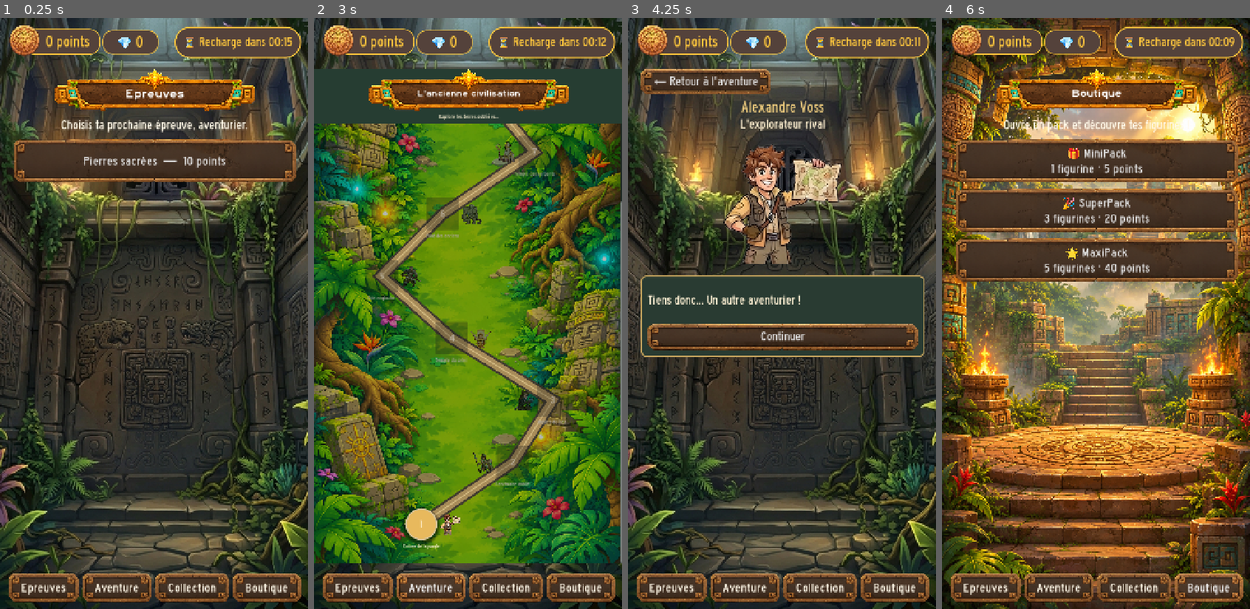
Above: before the commit, frames 1-4 (left to right).
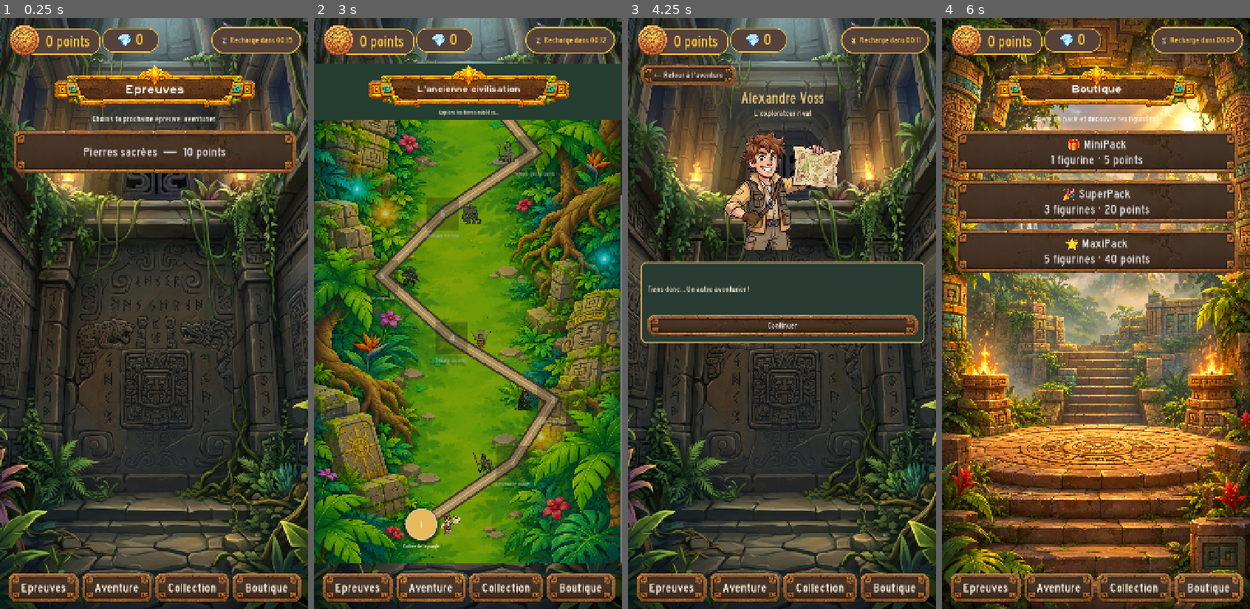
Above: after the commit, the same moments.

Repository: ptipabo/lucky-max
Game: Godot game, scene res://scenes/Main.tscn
Same seed, same stepped clock (60 frames per second), same inputs: the game is played once before the commit and once after it.
Inputs:
- Up to frame 1 (0.25 s): no input
- Up to frame 2 (3 s): click "Pierres sacrées — 10 points" at 0.5 s; click "Retour aux mini-jeux" at 1.25 s; click "Epreuves" at 2 s; click "Aventure" at 2.75 s
- Up to frame 3 (4.25 s): click "1" at 3.5 s
- Up to frame 4 (6 s): click "← Retour à l'aventure" at 4.25 s; click "Collection" at 5 s; click "Boutique" at 5.75 s

The runs differ from the first frame. In frame 1, 9.0% of the frame differs, in the area x 4-98%, y 1-28%; in frame 2, 5.6%; in frame 3, 15%; in frame 4, 18%, in the area x 4-98%, y 1-45%.

Commit message:
Creation of the thunder logic and targets' halo

Diff:
--- a/data/characters.json
+++ b/data/characters.json
@@ -54,7 +54,7 @@
 		"escape": 2,
 		"chance": 1,
 		"moves": 4,
-		"techniques": []
+		"techniques": ["extra_move"]
 	  },
 	  "class": "warrior"
 	},
--- a/data/techniques.json
+++ b/data/techniques.json
@@ -62,7 +62,7 @@
 		"type": "action",
 		"description": "Electrocute et fait perdre quelques PV à la cible.",
 		"icon": "thunder.png",
-		"value": -10,
+		"value": -7,
 		"range": 2,
 		"side_effect": "stun",
 		"side_effect_chance": 0.3,
--- a/scripts/GameManager.gd
+++ b/scripts/GameManager.gd
@@ -39,7 +39,7 @@
 const FONT_SIZE_TITLE := 36
 const FONT_SIZE_SUBTITLE := 34
 const FONT_SIZE_BUTTON := 32
-const FONT_SIZE_TEXT := 30
+const FONT_SIZE_TEXT := 20
 
 var save_load_valid: bool = true
 var recharge_ready_at: int = 0
--- a/scripts/battle/BattleDeployment.gd
+++ b/scripts/battle/BattleDeployment.gd
@@ -34,6 +34,9 @@
 var enemy_figures: Array[Dictionary] = []
 var figures_layer: Control
 var enemy_figure_visuals: Array[TextureRect] = []
+var enemy_figure_positions: Dictionary = {}
+var highlighted_enemy_ids: Array[int] = []
+var target_highlight_material: ShaderMaterial
 var combat_button: Button
 var combat_button_spacer: Control
 var starting_player_dialog: AcceptDialog
@@ -42,7 +45,6 @@
 var battle_result_shown: bool = false
 var turn_status_label: Label
 var unit_health: Dictionary = {}
-var enemy_figure_positions: Dictionary = {}
 var player_move_points_used: Dictionary = {}
 var reachable_cell_costs: Dictionary = {}
 var obstacle_positions: Dictionary = {}
@@ -84,6 +86,10 @@
 func _ready() -> void:
 	battle_techniques = preload("res://scripts/battle/BattleTechniques.gd").new()
 	battle_techniques.setup(self)
+	target_highlight_material = ShaderMaterial.new()
+	target_highlight_material.shader = preload(
+		"res://shaders/target_highlight.gdshader"
+	)
 	_build_interface()
 
 func _build_interface() -> void:
@@ -976,7 +982,7 @@
 				or _is_position_occupied(
 					next_cell,
 					actor_id,
-					_can_pass_obstacles(actor_id)
+					battle_techniques.can_pass_obstacles(actor_id)
 				)
 			):
 				continue
@@ -987,20 +993,6 @@
 			pending.append(next_cell)
 
 	return reachable
-
-func _get_move_points(figure: Dictionary) -> int:
-	if _has_status_effect(int(figure.get("instance_id", -1)), "freeze"):
-		return 0
-	var stats: Dictionary = figure.get("data", {}).get("stats", {})
-	var move_points := int(stats.get("moves", 1))
-	for technique_id in stats.get("techniques", []):
-		var technique: Dictionary = GameManager.techniques_catalog.get(
-			str(technique_id),
-			{}
-		)
-		if technique.get("type", "") == "move":
-			move_points += int(technique.get("value", 0))
-	return maxi(0, move_points)
 
 func _is_position_occupied(
 	position: Vector2i,
@@ -1024,11 +1016,6 @@
 
 	return false
 
-func _can_pass_obstacles(instance_id: int) -> bool:
-	var figure := _get_unit_figure(instance_id)
-	var stats: Dictionary = figure.get("data", {}).get("stats", {})
-	return stats.get("techniques", []).has("ignore_walls")
-
 func _highlight_movement_cells() -> void:
 	for position in reachable_cells:
 		var cell_index: int = position.x * BOARD_SIZE + position.y
@@ -1042,6 +1029,12 @@
 	reachable_cell_costs.clear()
 	for cell in board_grid.get_children():
 		cell.add_theme_stylebox_override("panel", cell.get_meta("base_style"))
+
+	# Retirer le halo des ennemis
+	for enemy_id in highlighted_enemy_ids:
+		_set_enemy_highlight(enemy_id, false)
+
+	highlighted_enemy_ids.clear()
 
 func _on_placed_figure_input(event: InputEvent, instance_id: int) -> void:
 	if current_phase == BattlePhase.PLAYER_MOVEMENT:
@@ -1084,7 +1077,7 @@
 			start,
 			maxi(
 				0,
-				_get_move_points(figure)
+				battle_techniques.get_move_points(figure)
 				- int(player_move_points_used.get(instance_id, 0))
 			),
 			instance_id
@@ -1092,7 +1085,7 @@
 		_highlight_movement_cells()
 		turn_status_label.text = "%d PM restants" % maxi(
 			0,
-			_get_move_points(figure)
+			battle_techniques.get_move_points(figure)
 			- int(player_move_points_used.get(instance_id, 0))
 		)
 
@@ -1176,10 +1169,6 @@
 	)
 	starting_player_dialog.popup_centered(Vector2i(320, 160))
 	starting_player_decided.emit(player_starts)
-
-	print("Déploiement confirmé !")
-	print("Positions des figurines : ", player_figure_positions)
-	print("Le joueur commence : ", player_starts)
 
 func _begin_combat() -> void:
 	if current_phase != BattlePhase.DEPLOYMENT:
@@ -1280,7 +1269,7 @@
 		technique_button.add_theme_font_size_override("font_size", GameManager.FONT_SIZE_BUTTON)
 		technique_button.set_meta("technique_id", "")
 		technique_button.pressed.connect(
-			_on_technique_button_pressed.bind(index)
+			battle_techniques.on_technique_button_pressed.bind(index)
 		)
 		_apply_action_button_style(technique_button)
 		technique_row.add_child(technique_button)
@@ -1367,6 +1356,7 @@
 		selected_actor_id = -1
 		pending_action = ""
 	elif current_phase == BattlePhase.PLAYER_ACTIONS:
+		_clear_movement_highlights()
 		for instance_id in player_figure_positions:
 			if not bool(player_acted.get(instance_id, false)):
 				defending_units[instance_id] = true
@@ -1391,66 +1381,34 @@
 	selected_actor_label.text = str(
 		figure.get("data", {}).get("name", "Figurine")
 	)
-	_populate_technique_buttons(instance_id)
+	battle_techniques.populate_technique_buttons(instance_id)
 	_update_combat_ui()
-
-func _populate_technique_buttons(instance_id: int) -> void:
-	for button in technique_buttons:
-		button.set_meta("technique_id", "")
-		button.text = ""
-		button.tooltip_text = ""
-		button.disabled = true
-
-	var figure := _get_player_figure(instance_id)
-	var stats: Dictionary = figure.get("data", {}).get("stats", {})
-	var slot_index := 0
-	for technique_id in stats.get("techniques", []):
-		var technique: Dictionary = GameManager.techniques_catalog.get(
-			str(technique_id),
-			{}
-		)
-		if technique.get("type", "") != "action":
-			continue
-		if slot_index >= technique_buttons.size():
-			break
-		var button: Button = technique_buttons[slot_index]
-		button.set_meta("technique_id", str(technique_id))
-		button.text = _get_technique_emoji(str(technique_id))
-		button.tooltip_text = str(technique.get("name", technique_id))
-		GameManager.apply_button_skin(button)
-		button.disabled = false
-		slot_index += 1
-
-func _get_technique_emoji(technique_id: String) -> String:
-	match technique_id:
-		"fire":
-			return "🔥"
-		"heal":
-			return "💚"
-		"ice":
-			return "❄"
-		"extra_move":
-			return "👟"
-		_:
-			return "✨"
 
 func _on_attack_pressed() -> void:
 	if selected_actor_id <= 0:
 		return
+
+	_clear_movement_highlights()
 	pending_action = "attack"
-	_update_combat_ui()
-
-func _on_technique_button_pressed(index: int) -> void:
-	if index < 0 or index >= technique_buttons.size() or selected_actor_id <= 0:
-		return
-	pending_action = str(technique_buttons[index].get_meta("technique_id", ""))
-	if pending_action.is_empty():
-		return
+	_highlight_targetable_cells(pending_action)
 	_update_combat_ui()
 
 func _on_cancel_action_pressed() -> void:
 	pending_action = ""
+	_clear_movement_highlights()
 	_update_combat_ui()
+
+# Génère un contour lumineux sur les figurines ciblables par une attaque ou une technique
+func _set_enemy_highlight(instance_id: int, enabled: bool) -> void:
+	var sprite: TextureRect = figure_visuals.get(instance_id) as TextureRect
+
+	if sprite == null or not is_instance_valid(sprite):
+		return
+
+	if enabled:
+		sprite.material = target_highlight_material
+	else:
+		sprite.material = null
 
 func _on_enemy_figure_input(event: InputEvent, instance_id: int) -> void:
 	if current_phase != BattlePhase.PLAYER_ACTIONS or pending_action.is_empty():
@@ -1530,6 +1488,7 @@
 		is_offensive_action = int(selected_technique.get("value", 0)) < 0
 	if (
 		is_offensive_action
+		and pending_action != "thunder"
 		and not _has_clear_attack_line(
 			actor_position,
 			target_position,
@@ -1542,6 +1501,7 @@
 	if pending_action == "attack":
 		if target_id > 0:
 			return
+
 		_apply_damage(
 			target_id,
 			int(actor_stats.get("attack", 0)),
@@ -1551,29 +1511,23 @@
 			str(actor.get("data", {}).get("name", "Figurine alliée"))
 		)
 	else:
-		var technique: Dictionary = GameManager.techniques_catalog.get(
-			pending_action,
-			{}
-		)
-		var value := int(technique.get("value", 0))
-		if value < 0 and target_id < 0:
-			var hit := _apply_damage(
-				target_id,
-				abs(value),
-				"magic",
-				int(actor_stats.get("magic", 0)),
-				true,
-				str(actor.get("data", {}).get("name", "Figurine alliée"))
-			)
-			if hit:
-				_try_apply_side_effect(target_id, technique)
-		elif value > 0 and target_id > 0:
-			_apply_healing(target_id, value)
-		else:
+		var actor_name := str(
+			actor.get("data", {}).get("name", "Figurine alliée")
+		)
+
+		var resolved: bool = battle_techniques.resolve_technique(
+			target_id,
+			actor_stats,
+			actor_name
+		)
+
+		if not resolved:
 			return
+
 	_complete_player_action()
 
 func _complete_player_action() -> void:
+	_clear_movement_highlights()
 	player_acted[selected_actor_id] = true
 	selected_actor_id = -1
 	pending_action = ""
@@ -1583,6 +1537,8 @@
 func _grid_distance(first: Vector2i, second: Vector2i) -> int:
 	return absi(first.x - second.x) + absi(first.y - second.y)
 
+# Permet de vérifier que le personnage peut atteindre sa cible en ligne droite
+# ou en diagonale, sans figurine intermédiaire
 func _has_clear_attack_line(
 	origin: Vector2i,
 	target: Vector2i,
@@ -1608,6 +1564,7 @@
 		current += direction
 	return true
 
+# Permet de récupèrer la portée d'eune attaque ou d'une technique
 func _get_action_range(action_id: String) -> int:
 	if action_id == "attack":
 		return ATTACK_RANGE
@@ -1626,6 +1583,68 @@
 		if int(figure.get("instance_id", 0)) == instance_id:
 			return figure
 	return {}
+
+func _get_targetable_enemy_cells(
+	actor_id: int,
+	action_id: String
+) -> Array[Vector2i]:
+	var targetable: Array[Vector2i] = []
+	var origin: Vector2i = _get_unit_position(actor_id)
+
+	if origin.x < 0:
+		return targetable
+
+	var action_range: int = _get_action_range(action_id)
+
+	# Foudre touche tous les ennemis dans un rayon de 2 cases,
+	# sans tenir compte des obstacles ni de la ligne de vue.
+	if action_id == "thunder":
+		for enemy_id in enemy_figure_positions:
+			var enemy_position: Vector2i = _get_unit_position(int(enemy_id))
+
+			if enemy_position.x < 0:
+				continue
+
+			var distance: int = _grid_distance(origin, enemy_position)
+
+			if distance <= action_range:
+				targetable.append(enemy_position)
+
+		return targetable
+
+	for enemy_id in enemy_figure_positions:
+		var enemy_position: Vector2i = _get_unit_position(int(enemy_id))
+
+		if enemy_position.x < 0:
+			continue
+
+		var distance: int = _grid_distance(origin, enemy_position)
+
+		if distance > action_range:
+			continue
+
+		if not _has_clear_attack_line(origin, enemy_position, actor_id):
+			continue
+
+		targetable.append(enemy_position)
+
+	return targetable
+
+func _highlight_targetable_cells(action_id: String) -> void:
+	var targetable_cells: Array[Vector2i] = _get_targetable_enemy_cells(
+		selected_actor_id,
+		action_id
+	)
+
+	highlighted_enemy_ids.clear()
+
+	for enemy_id in enemy_figure_positions:
+		var id := int(enemy_id)
+		var enemy_position: Vector2i = _get_unit_position(id)
+
+		if targetable_cells.has(enemy_position):
+			_set_enemy_highlight(id, true)
+			highlighted_enemy_ids.append(id)
 
 func _apply_damage(
 	instance_id: int,
@@ -1731,39 +1750,6 @@
 		status_effects.erase(instance_id)
 	else:
 		status_effects[instance_id] = effects
-
-func _try_apply_side_effect(instance_id: int, technique: Dictionary) -> void:
-	if not unit_health.has(instance_id):
-		return
-	var effect_id := str(technique.get("side_effect", ""))
-	var chance := clampf(float(technique.get("side_effect_chance", 0.0)), 0.0, 1.0)
-	if effect_id.is_empty() or randf() >= chance:
-		return
-
-	var effects: Array = status_effects.get(instance_id, [])
-	var remaining_turns := int(technique.get("side_effect_duration", -1))
-	var power := int(technique.get("side_effect_power", 0))
-	for effect in effects:
-		if str(effect.get("id", "")) != effect_id:
-			continue
-		if int(effect.get("remaining_turns", -1)) >= 0:
-			if remaining_turns < 0:
-				effect["remaining_turns"] = -1
-			else:
-				effect["remaining_turns"] = maxi(
-					int(effect["remaining_turns"]),
-					remaining_turns
-				)
-		effect["power"] = maxi(int(effect.get("power", 0)), power)
-		status_effects[instance_id] = effects
-		return
-
-	effects.append({
-		"id": effect_id,
-		"remaining_turns": remaining_turns,
-		"power": power
-	})
-	status_effects[instance_id] = effects
 
 func _has_status_effect(instance_id: int, effect_id: String) -> bool:
 	for effect in status_effects.get(instance_id, []):
@@ -1803,6 +1789,7 @@
 		else:
 			status_effects[instance_key] = remaining_effects
 
+# Met à jour la barre de vie d'un personnage
 func _update_unit_health_display(instance_id: int) -> void:
 	if not figure_visuals.has(instance_id):
 		return
@@ -1958,7 +1945,7 @@
 				or _is_position_occupied(
 					next_cell,
 					ignored_instance_id,
-					_can_pass_obstacles(ignored_instance_id)
+					battle_techniques.can_pass_obstacles(ignored_instance_id)
 				)
 			):
 				continue
@@ -1998,7 +1985,7 @@
 				or _is_position_occupied(
 					next_cell,
 					ignored_instance_id,
-					_can_pass_obstacles(ignored_instance_id)
+					battle_techniques.can_pass_obstacles(ignored_instance_id)
 				)
 			):
 				continue
@@ -2034,7 +2021,7 @@
 
 	for position in _get_reachable_cells(
 		actor_position,
-		_get_move_points(figure),
+		battle_techniques.get_move_points(figure),
 		instance_id
 	):
 		var distance := int(path_distances.get(position, NO_PATH_DISTANCE))
@@ -2071,7 +2058,7 @@
 					enemy_name
 				)
 				if hit:
-					_try_apply_side_effect(target_id, action["technique"])
+					battle_techniques.try_apply_side_effect(target_id, action["technique"])
 			else:
 				_apply_damage(
 					target_id,
--- a/scripts/battle/BattleTechniques.gd
+++ b/scripts/battle/BattleTechniques.gd
@@ -4,3 +4,207 @@
 
 func setup(battle_context: Node) -> void:
 	battle = battle_context
+
+# Permet d'afficher une icône pour chaque type d'attaque spéciale
+func get_technique_emoji(technique_id: String) -> String:
+	match technique_id:
+		"fire":
+			return "🔥"
+		"heal":
+			return "💚"
+		"ice":
+			return "❄"
+		"extra_move":
+			return "👟"
+		_:
+			return "✨"
+
+# Applique les éventuels effets secondaires des techniques spéciales
+func try_apply_side_effect(instance_id: int, technique: Dictionary) -> void:
+	if not battle.unit_health.has(instance_id):
+		return
+
+	var effect_id := str(technique.get("side_effect", ""))
+	var chance := clampf(
+		float(technique.get("side_effect_chance", 0.0)),
+		0.0,
+		1.0
+	)
+
+	if effect_id.is_empty() or randf() >= chance:
+		return
+
+	var effects: Array = battle.status_effects.get(instance_id, [])
+	var remaining_turns := int(technique.get("side_effect_duration", -1))
+	var power := int(technique.get("side_effect_power", 0))
+
+	for effect in effects:
+		if str(effect.get("id", "")) != effect_id:
+			continue
+
+		if int(effect.get("remaining_turns", -1)) >= 0:
+			if remaining_turns < 0:
+				effect["remaining_turns"] = -1
+			else:
+				effect["remaining_turns"] = maxi(
+					int(effect["remaining_turns"]),
+					remaining_turns
+				)
+
+		effect["power"] = maxi(int(effect.get("power", 0)), power)
+		battle.status_effects[instance_id] = effects
+		return
+
+	effects.append({
+		"id": effect_id,
+		"remaining_turns": remaining_turns,
+		"power": power
+	})
+
+	battle.status_effects[instance_id] = effects
+
+# Permet de générer les boutons d'attaque spéciales de chaque personnage selon
+# les techniques qu'il possède
+func populate_technique_buttons(instance_id: int) -> void:
+	for button in battle.technique_buttons:
+		button.set_meta("technique_id", "")
+		button.text = ""
+		button.tooltip_text = ""
+		button.disabled = true
+
+	var figure: Dictionary = battle._get_player_figure(instance_id)
+	var stats: Dictionary = figure.get("data", {}).get("stats", {})
+	var slot_index := 0
+
+	for technique_id in stats.get("techniques", []):
+		var technique: Dictionary = GameManager.techniques_catalog.get(
+			str(technique_id),
+			{}
+		)
+
+		if technique.get("type", "") != "action":
+			continue
+
+		if slot_index >= battle.technique_buttons.size():
+			break
+
+		var button: Button = battle.technique_buttons[slot_index]
+		button.set_meta("technique_id", str(technique_id))
+		button.text = get_technique_emoji(str(technique_id))
+		button.tooltip_text = str(technique.get("name", technique_id))
+		GameManager.apply_button_skin(button)
+		button.disabled = false
+		slot_index += 1
+
+# Permet de vérifier si une technique est utilisée correctement ou non par le joueur
+func resolve_technique(
+	target_id: int,
+	actor_stats: Dictionary,
+	actor_name: String
+) -> bool:
+	var technique: Dictionary = GameManager.techniques_catalog.get(
+		battle.pending_action,
+		{}
+	)
+
+	var value := int(technique.get("value", 0))
+
+	# Technique Foudre : dégâts de zone
+	if battle.pending_action == "thunder":
+		var origin: Vector2i = battle._get_unit_position(
+			battle.selected_actor_id
+		)
+
+		var magic_bonus: int = int(actor_stats.get("magic", 0))
+
+		for enemy_id in battle.enemy_figure_positions.keys():
+			var target_id_in_area: int = int(enemy_id)
+			var target_position: Vector2i = battle._get_unit_position(
+				target_id_in_area
+			)
+
+			if battle._grid_distance(origin, target_position) <= 2:
+				battle._apply_damage(
+					target_id_in_area,
+					abs(value),
+					"magic",
+					magic_bonus,
+					true,
+					actor_name
+				)
+
+		return true
+
+	if value < 0 and target_id < 0:
+		var hit: bool = battle._apply_damage(
+			target_id,
+			abs(value),
+			"magic",
+			int(actor_stats.get("magic", 0)),
+			true,
+			actor_name
+		)
+
+		if hit:
+			try_apply_side_effect(target_id, technique)
+
+		return true
+
+	elif value > 0 and target_id > 0:
+		battle._apply_healing(target_id, value)
+		return true
+
+	return false
+
+# Permet de recalculer les points de déplacement d'un personnage d'après une technique
+func get_move_points(figure: Dictionary) -> int:
+	if battle._has_status_effect(
+		int(figure.get("instance_id", -1)),
+        "freeze"
+	):
+		return 0
+
+	var stats: Dictionary = figure.get("data", {}).get("stats", {})
+	var move_points := int(stats.get("moves", 1))
+
+	for technique_id in stats.get("techniques", []):
+		var technique: Dictionary = GameManager.techniques_catalog.get(
+			str(technique_id),
+			{}
+		)
+
+		if technique.get("type", "") == "move":
+			move_points += int(technique.get("value", 0))
+
+	return maxi(0, move_points)
+
+# Permet à un personnage de passer à travers les obstacles s'il possède une capacité le permettant
+func can_pass_obstacles(instance_id: int) -> bool:
+	var figure: Dictionary = battle._get_unit_figure(instance_id)
+	var stats: Dictionary = figure.get("data", {}).get("stats", {})
+	return stats.get("techniques", []).has("ignore_walls")
+
+# Permet d'effectuer une technique si un des boutons de technique est appuyé
+func on_technique_button_pressed(index: int) -> void:
+	if index < 0 or index >= battle.technique_buttons.size():
+		return
+
+	var button: Button = battle.technique_buttons[index]
+	var technique_id := str(button.get_meta("technique_id", ""))
+
+	if technique_id.is_empty():
+		return
+
+	battle._clear_movement_highlights()
+	battle.pending_action = technique_id
+
+	var technique: Dictionary = GameManager.techniques_catalog.get(
+		technique_id,
+		{}
+	)
+
+	# Afficher le halo uniquement pour les techniques offensives
+	if int(technique.get("value", 0)) < 0:
+		battle._highlight_targetable_cells(technique_id)
+
+	battle._update_combat_ui()
--- /dev/null
+++ b/shaders/target_highlight.gdshader
@@ -0,0 +1,39 @@
+shader_type canvas_item;
+
+uniform vec4 outline_color : source_color = vec4(1.0, 0.72, 0.2, 1.0);
+uniform float outline_width : hint_range(1.0, 8.0) = 4.0;
+
+void fragment() {
+    vec4 tex_color = texture(TEXTURE, UV);
+    float alpha = tex_color.a;
+    float outline_alpha = 0.0;
+
+    // Pulsation lente du halo
+    float pulse = 0.5 + 0.5 * sin(TIME * 3.5);
+
+    // Le contour respire légèrement
+    float width_pulse = 0.85 + pulse * 0.3;
+    vec2 pixel_size = TEXTURE_PIXEL_SIZE * outline_width * width_pulse;
+
+    for (int x = -4; x <= 4; x++) {
+        for (int y = -4; y <= 4; y++) {
+            if (x == 0 && y == 0) {
+                continue;
+            }
+
+            vec2 offset = vec2(float(x), float(y)) * pixel_size;
+            float neighbor_alpha = texture(TEXTURE, UV + offset).a;
+            outline_alpha = max(outline_alpha, neighbor_alpha);
+        }
+    }
+
+    float outline = max(0.0, outline_alpha - alpha);
+
+    // La luminosité du contour varie avec la pulsation
+    vec3 halo_color = outline_color.rgb * (0.85 + pulse * 0.35);
+
+    COLOR = vec4(
+        mix(tex_color.rgb, halo_color, outline),
+        max(alpha, outline * outline_color.a)
+    );
+}
Not shown, added: shaders/target_highlight.gdshader.uid
